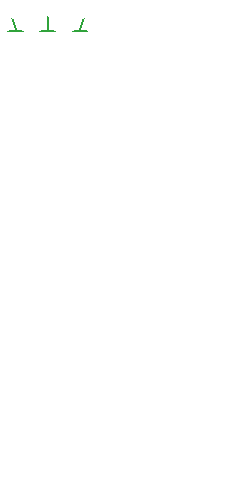
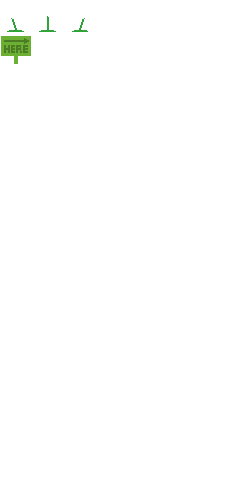
Revision of a layered 240 x 480 image; what changed, layer by layer:
added layer "Sign" above "bg" over [1, 36, 31, 64]
